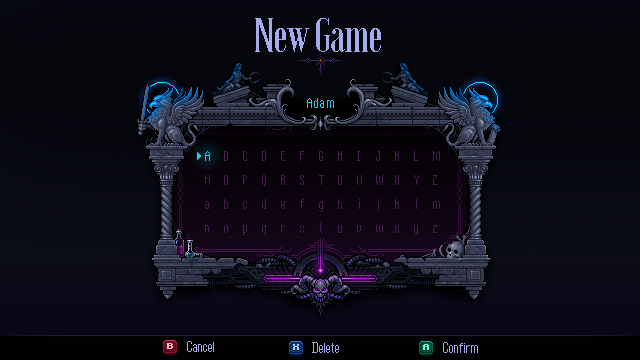
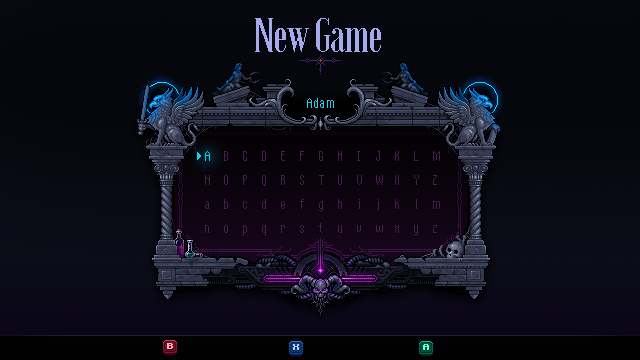
Comparing the layer stacks of the two w=640, h=360 images. Changes:
renamed "temp_bg" to "title", moved it above "players-name", painted on it over 187, 341, 478, 353
removed layer "cancel_xbox_0" (in "cancel") from group "cancel" over 187, 341, 214, 352
renamed "f" to "cancel_xbox_0", showed it, moved it into group "cancel", painted on it over 187, 341, 317, 353
removed layer "delete_xbox_0" (in "delete") from group "delete" over 312, 342, 339, 353
renamed "a" to "delete_xbox_0", showed it, moved it into group "delete", painted on it over 190, 341, 214, 352
removed layer "confirm_xbox_0" from group "confirm" over 443, 342, 478, 353
removed layer "footer" over 187, 341, 478, 353
renamed "T" to "footer", showed it, moved it out of group "letters", painted on it over 187, 341, 478, 353
renamed "S" to "temp_bg", showed it, moved it out of group "letters", painted on it over 187, 341, 478, 353